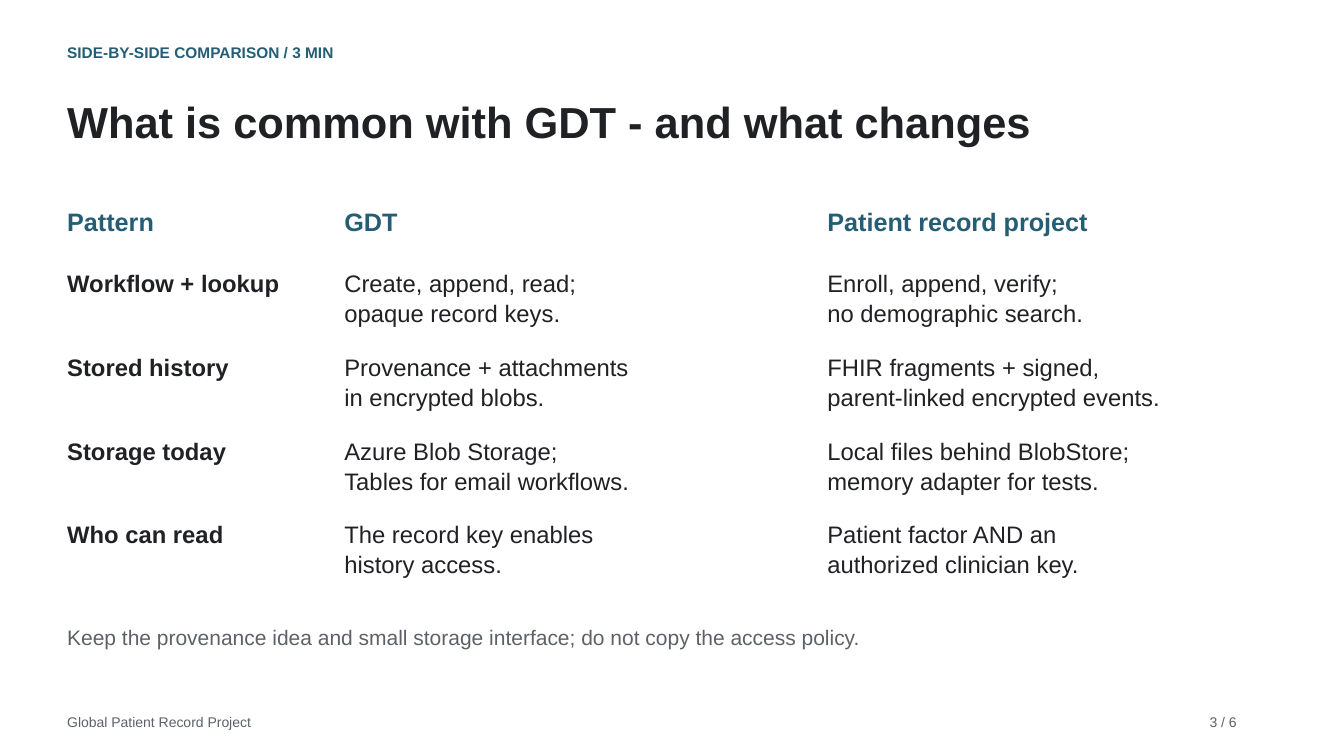
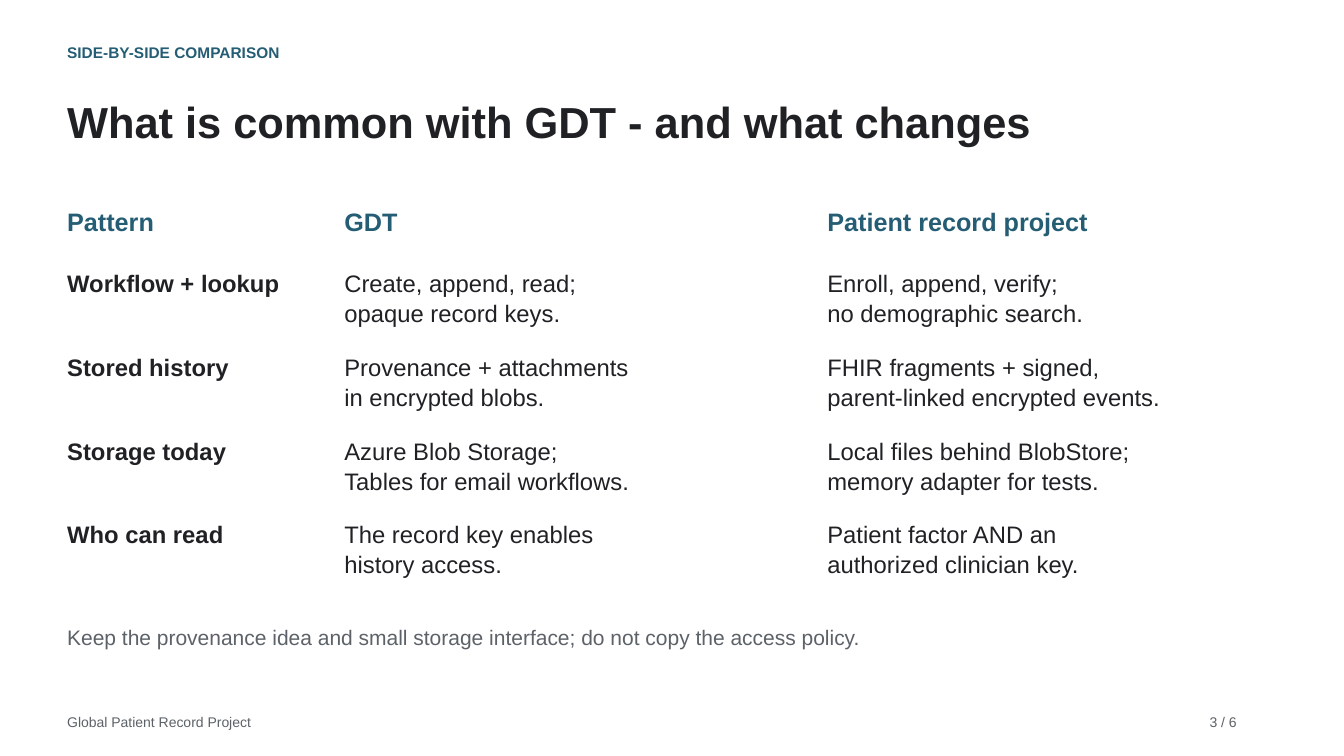
Before and after one commit to PubInv/GDP2-project-85, a slide deck: slide 3 of docs/presentation/technical-presentation.pptx. Drawn at 1344x756 pixels with LibreOffice and Linux fonts; fonts in the diff are those of the drawing. Boxes give left, top, right and bottom in pixels: in the first picture for what was removed or moved away, otherwise in the second. Text is boxed around its words. In the diff, an @@ line names an element or a change of style, - is before the commit and + after.

```diff
--- a/docs/presentation/technical-presentation.pptx
+++ b/docs/presentation/technical-presentation.pptx
@@ text at [67,47,279,58]: text changed @@
-SIDE-BY-SIDE COMPARISON / 3 MIN
+SIDE-BY-SIDE COMPARISON
```
Also in this commit, not shown: 5 other slides changed.
